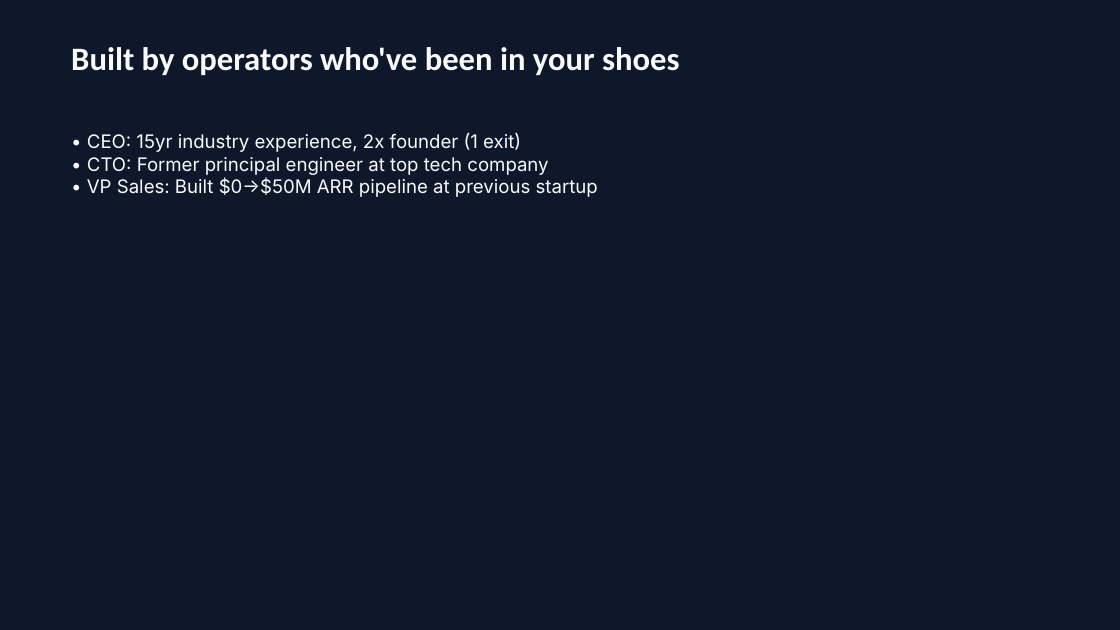
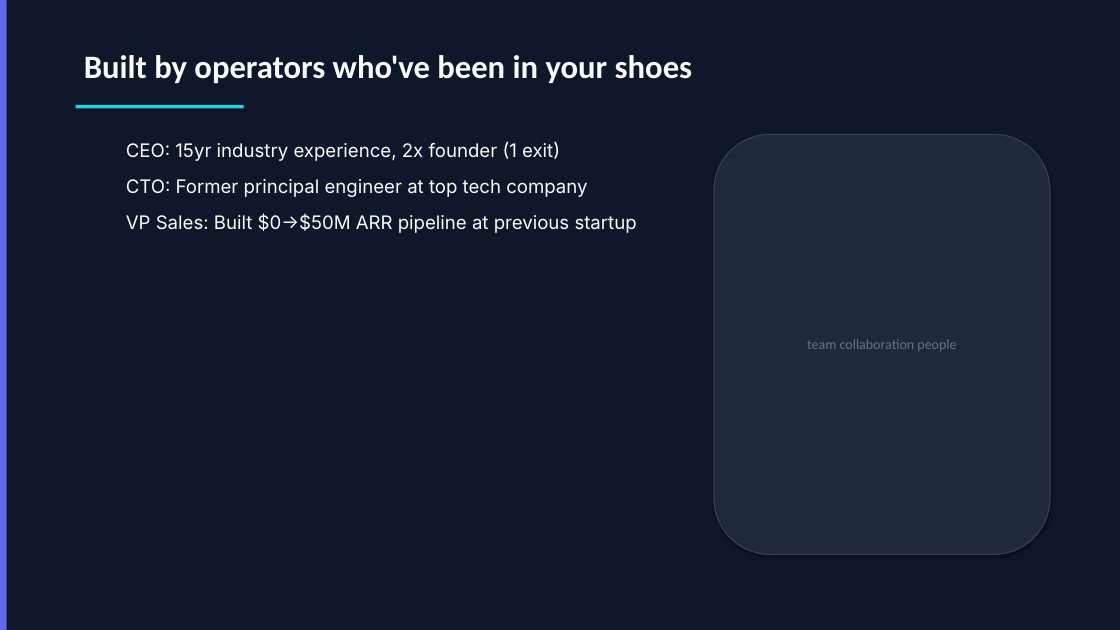
Before and after one commit to sunchaokun/PPT-Design-Skill, a slide deck: slide 8 of examples/01-ai-startup-investor-pitch.pptx. Drawn at 1120x630 pixels with LibreOffice and Linux fonts; fonts in the diff are those of the drawing. Boxes give left, top, right and bottom in pixels: in the first picture for what was removed or moved away, otherwise in the second. Text is boxed around its words. In the diff, an @@ line names an element or a change of style, - is before the commit and + after.

Commit message:
feat: professional PPT layout and visual polish
Layout improvements:
- Left accent bar on content slides for visual anchor
- Title underline decoration (accent color) below headings
- Accent bar on title and CTA slides
- Proper bullet spacing: each bullet is a separate paragraph with 8pt spacing
- Side visual area (right 40%) for image placement on content slides

Layout mapping improvements:
- solution → three-column-cards (was content-with-title)
- testimonials/social-proof → quote layout
- pricing/offer → cta-closing layout
- product → image-plus-text layout
- financial → chart-focus layout

Card rendering:
- Cards now have accent color top bar inside card
- Left-aligned text (was center) for readability
- Rounded rect containers with border

Metric rendering:
- Metrics now in rounded rect card containers
- Background fill (muted color) with border
- Value (40pt bold accent) + label (12pt muted) centered in card

Quote slide:
- Large decorative opening quote mark (accent color, 72pt)
- Left-aligned quote text (22pt) and author (14pt semibold)

Image placeholder:
- Rounded rect with border (was plain rect)
- Hint text without [图片:] prefix

CTA button:
- Cleaner text (no brackets)
- Enhanced shadow (8pt blur, 20% alpha)

```diff
--- a/examples/01-ai-startup-investor-pitch.pptx
+++ b/examples/01-ai-startup-investor-pitch.pptx
@@ rectangle added at box(0, 0, 7, 630), fill #6366F1 @@
@@ text "Built by operators who've been ...": place and size @@
-text "Built by operators who've been ..." at box(71, 47, 679, 75)
+text "Built by operators who've been ..." at box(84, 55, 692, 83)
@@ rectangle added at box(76, 105, 244, 108), fill #22D3EE @@
@@ text at box(126, 141, 637, 233): text changed @@
-• CEO: 15yr industry experience, 2x founder (1 exit)
-• CTO: Former principal engineer at top tech company
-• VP Sales: Built $0→$50M ARR pipeline at previous startup
+  CEO: 15yr industry experience, 2x founder (1 exit)
+  CTO: Former principal engineer at top tech company
+  VP Sales: Built $0→$50M ARR pipeline at previous startup
@@ rounded rectangle added at box(714, 134, 1050, 555), fill #1E293B, outline #334155 1 pt, 12 pt, text #64748B @@
+team collaboration people
```
Also in this commit, not shown: 9 other slides changed, 8 other files.
